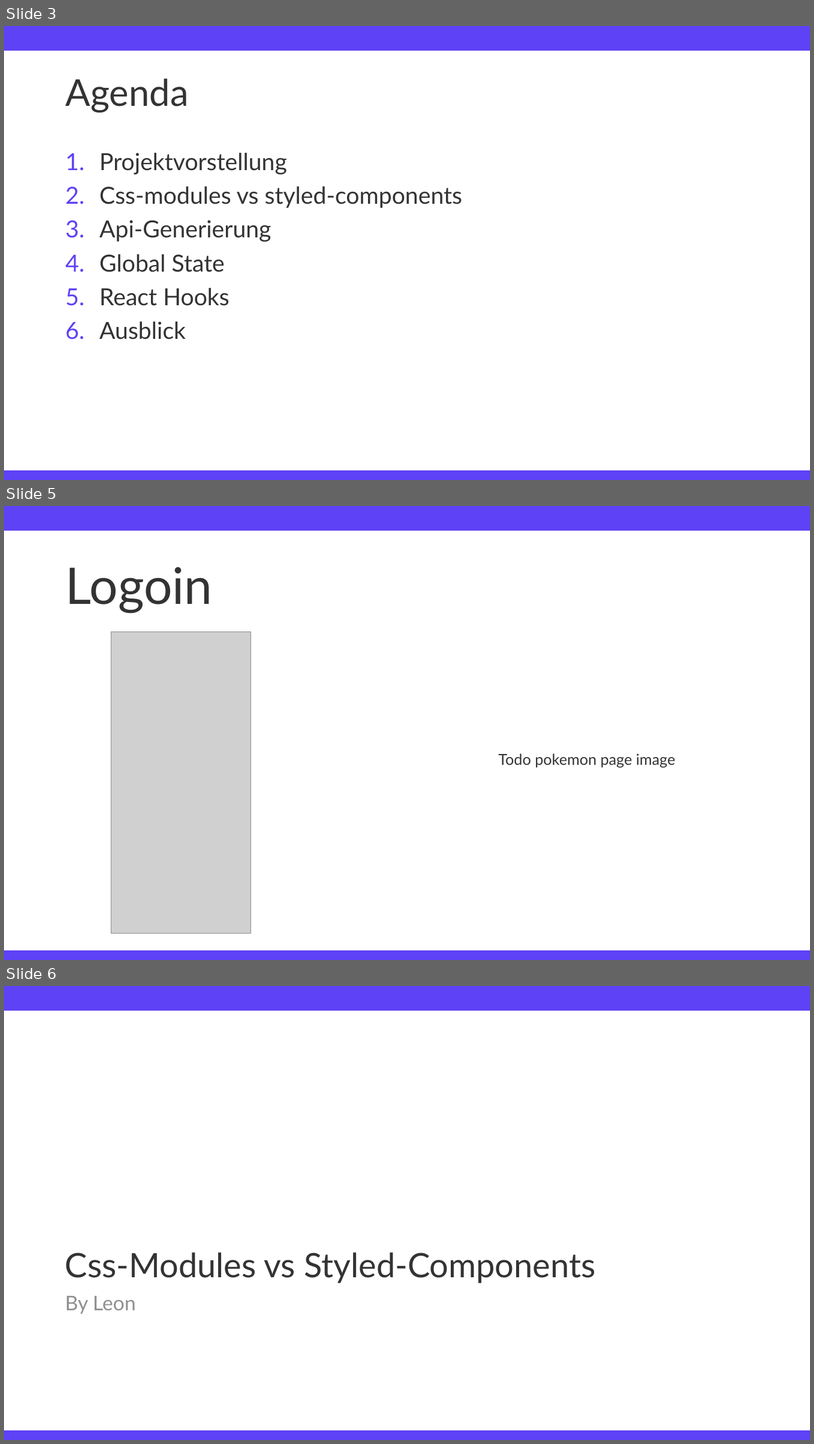
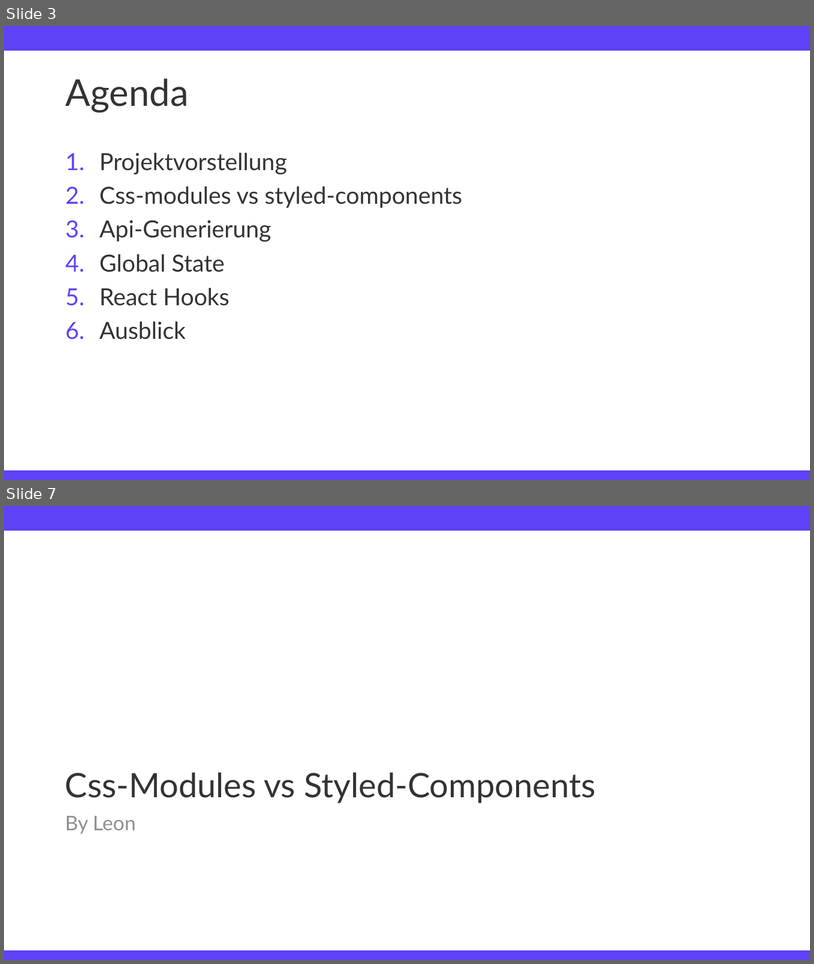
Before and after one commit to TimFehrmannAclue/techlabor_trainings_react_advanced, a slide deck: training_react_advanced.pptx. Shown one above the other, each under a label of ours: slides 3, 5 and 6 before the commit, slides 3 and 7 after it; the slides between them are not shown. The pictures are 814x1444 and 814x964 pixels, drawn with LibreOffice and Linux fonts; fonts in the diff are those of the drawing; grey boxes stand for pictures; background and template pictures are left out. Boxes give left, top, right and bottom in pixels: in the first picture for what was removed or moved away, otherwise in the second. Text is boxed around its words. In the diff, an @@ line names an element or a change of style, - is before the commit and + after.

```diff
--- a/training_react_advanced.pptx
+++ b/training_react_advanced.pptx
@@ slide 5 removed at box(4, 506, 810, 960), background #FFFFFF; not listed: 2 template elements that a slide beside it also shows @@
@@ text removed at box(66, 567, 213, 613) @@
-Logoin
@@ picture removed at box(111, 632, 251, 933) @@
@@ text removed at box(498, 753, 675, 767) @@
-Todo pokemon page image
@@ what was slide 6 is now slide 7 @@
```
Also in this commit, not shown: 12 slides changed, 2 slides added, 2 other slides removed, 2 other files.
